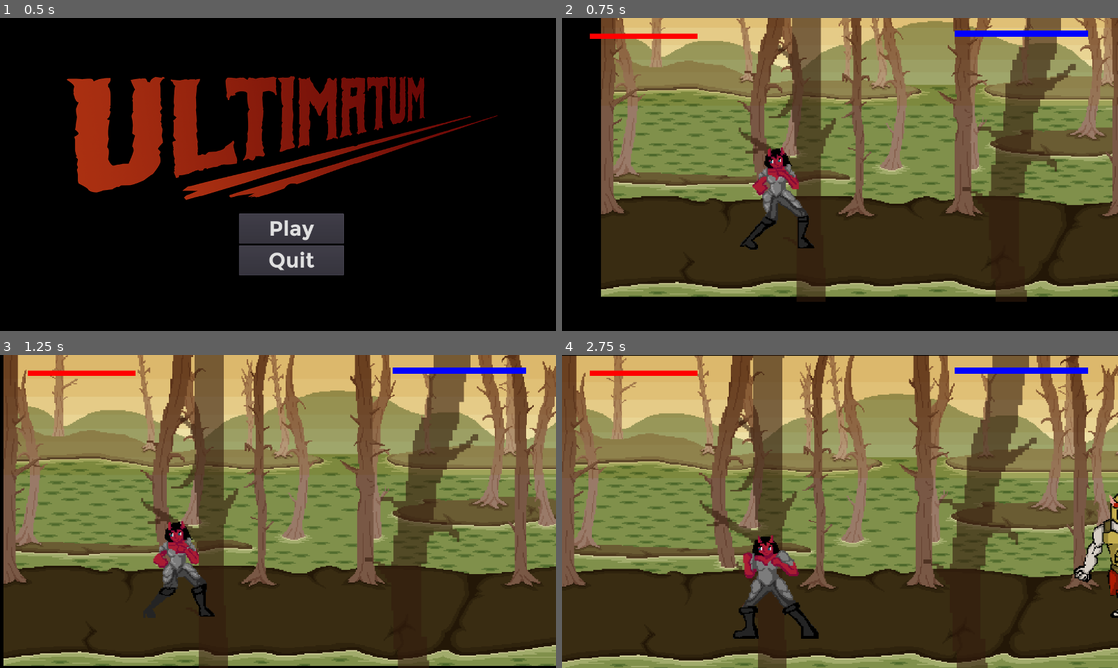
Above: before the commit, frames 1-4 (two rows, left to right).
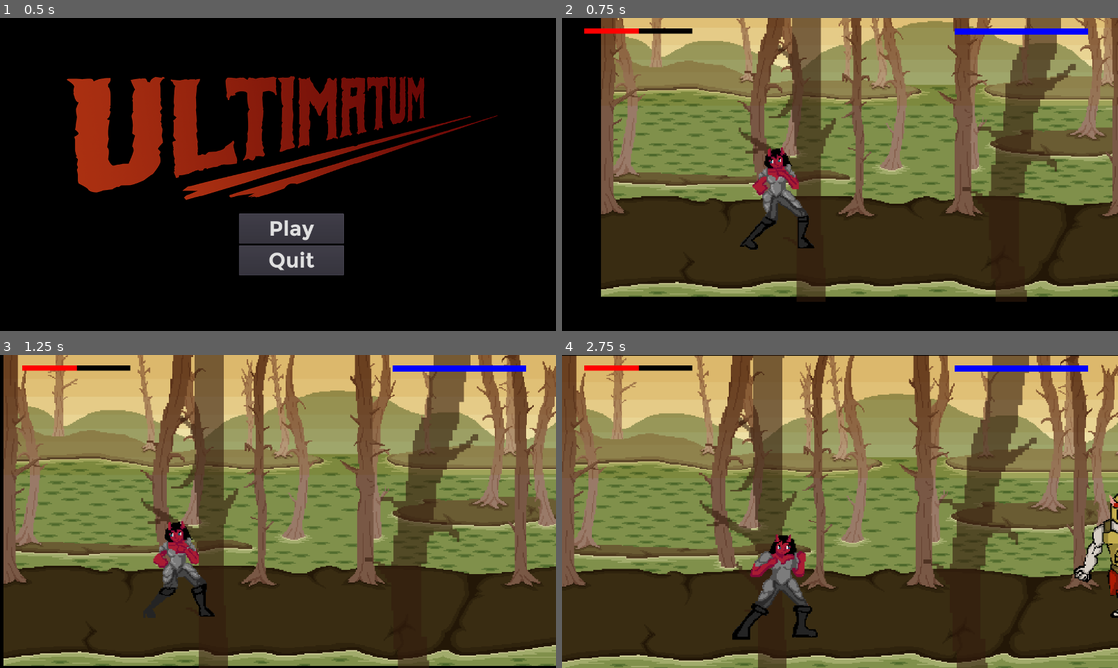
Above: after the commit, the same moments.

Repository: SnapdCC/Ultimatum
Game: Godot game, scene res://Screens/MainScreen.tscn
Same seed, same stepped clock (60 frames per second), same inputs: the game is played once before the commit and once after it.
Inputs:
- Up to frame 1 (0.5 s): no input
- Up to frame 2 (0.75 s): click "Play" at 0.5 s
- Up to frame 3 (1.25 s): no input
- Up to frame 4 (2.75 s): hold Right (ui_right) 1.28-2.03 s; tap A (punch) at 1.35, 2.3 s; hold Down (ui_down) from 2.03 s (still down); tap D (guard) at 2.1 s

Frame 1 is identical in both runs. In frame 2, 1.0% of the frame differs, in the area x 4-95%, y 3-7%; in frame 3, 1.0%; in frame 4, 3.3%, in the area x 4-95%, y 3-91%.

Commit message:
Put Pause Menu into scene
Bug: can't unpause

Diff:
--- a/newgame/Enemy/Limbo Boss/LimboBoss.gd
+++ b/newgame/Enemy/Limbo Boss/LimboBoss.gd
@@ -18,7 +18,7 @@
 
 # Called when the node enters the scene tree for the first time.
 func _ready():
-	bossHealth.value = (health / maxHealth) * 100
+	bossHealth = (health / maxHealth) * 100
 	if (!isWalking and alive):
 		tempAnim = "Idle"
 
--- a/newgame/Player/Player.gd
+++ b/newgame/Player/Player.gd
@@ -29,7 +29,7 @@
 # Called when the node enters the scene tree for the first time.
 func _ready():
 	screen_size = get_viewport_rect().size
-	zeraHealth.value = (health / maxHealth) * 100
+	zeraHealth = (health / maxHealth) * 100
 
 func _physics_process(delta):
 	self.z_index = self.position.y
@@ -75,7 +75,7 @@
 			velocity.y -= 1
 		if velocity != Vector2.ZERO:
 			tempAnim = "Walk"
-			if (velocity.x < 0.1):
+			if (velocity.x < -0.1):
 				facing_right = false
 				$Sprite.scale.x = -1
 			elif (velocity.x > 0.1):
--- a/newgame/PlayerScript.tscn
+++ b/newgame/PlayerScript.tscn
@@ -1,9 +1,11 @@
-[gd_scene load_steps=3 format=2]
+[gd_scene load_steps=4 format=2]
 
 [ext_resource path="res://ViewlessScene.tscn" type="PackedScene" id=1]
+[ext_resource path="res://User Interface/LevelUI.tscn" type="PackedScene" id=2]
 [ext_resource path="res://Sounds/Music etc/LimboMusicPlayer.tscn" type="PackedScene" id=5]
 
 [node name="Main" type="Node2D"]
+pause_mode = 1
 scale = Vector2( 2.56, 2.4 )
 
 [node name="AudioStreamPlayer" parent="." instance=ExtResource( 5 )]
@@ -28,3 +30,6 @@
 render_target_update_mode = 3
 
 [node name="Node2D" parent="ViewportContainer/Viewport" instance=ExtResource( 1 )]
+pause_mode = 1
+
+[node name="CanvasLayer" parent="ViewportContainer/Viewport" instance=ExtResource( 2 )]
--- /dev/null
+++ b/newgame/User Interface/LevelUI.tscn
@@ -0,0 +1,52 @@
+[gd_scene load_steps=4 format=2]
+
+[ext_resource path="res://User Interface/PauseMenu.tscn" type="PackedScene" id=2]
+[ext_resource path="res://Misc/healthBarProgress.png" type="Texture" id=3]
+[ext_resource path="res://Misc/healthBarUnder.png" type="Texture" id=4]
+
+[node name="CanvasLayer" type="CanvasLayer"]
+pause_mode = 2
+
+[node name="ZeraHealth" type="Control" parent="."]
+margin_right = 40.0
+margin_bottom = 40.0
+__meta__ = {
+"_edit_use_anchors_": false
+}
+
+[node name="HealthBar" type="TextureProgress" parent="ZeraHealth"]
+margin_left = 20.0
+margin_top = 10.0
+margin_right = 620.0
+margin_bottom = 84.0
+rect_scale = Vector2( 0.162328, 0.0641034 )
+value = 50.0
+texture_under = ExtResource( 4 )
+texture_progress = ExtResource( 3 )
+tint_progress = Color( 1, 0, 0, 1 )
+__meta__ = {
+"_edit_use_anchors_": false
+}
+
+[node name="BossHealth" type="Control" parent="."]
+margin_right = 40.0
+margin_bottom = 40.0
+__meta__ = {
+"_edit_use_anchors_": false
+}
+
+[node name="HealthBar" type="TextureProgress" parent="BossHealth"]
+margin_left = 352.6
+margin_top = 10.0
+margin_right = 952.6
+margin_bottom = 84.0
+rect_scale = Vector2( 0.2, 0.0800001 )
+value = 100.0
+texture_under = ExtResource( 4 )
+texture_progress = ExtResource( 3 )
+tint_progress = Color( 0, 0, 1, 1 )
+__meta__ = {
+"_edit_use_anchors_": false
+}
+
+[node name="Pause" parent="." instance=ExtResource( 2 )]
--- a/newgame/User Interface/Pause.gd
+++ b/newgame/User Interface/Pause.gd
@@ -6,6 +6,5 @@
 		get_tree().paused = new_pause_state
 		visible = new_pause_state
 
-
 func _on_ResumeButton_button_up():
 	Input.action_press("pause")
--- a/newgame/User Interface/PauseMenu.tscn
+++ b/newgame/User Interface/PauseMenu.tscn
@@ -7,6 +7,7 @@
 
 [node name="Pause" type="Control"]
 pause_mode = 2
+visible = false
 anchor_right = 1.0
 anchor_bottom = 1.0
 script = ExtResource( 1 )
@@ -17,19 +18,19 @@
 [node name="ScreenMargins" type="MarginContainer" parent="."]
 anchor_right = 1.0
 anchor_bottom = 1.0
-custom_constants/margin_right = 260
-custom_constants/margin_top = 80
-custom_constants/margin_left = 260
-custom_constants/margin_bottom = 80
+custom_constants/margin_right = 50
+custom_constants/margin_top = 30
+custom_constants/margin_left = 50
+custom_constants/margin_bottom = 30
 __meta__ = {
 "_edit_use_anchors_": false
 }
 
 [node name="Overlay" type="ColorRect" parent="ScreenMargins"]
-margin_left = 260.0
-margin_top = 80.0
-margin_right = 1020.0
-margin_bottom = 640.0
+margin_left = 50.0
+margin_top = 30.0
+margin_right = 1230.0
+margin_bottom = 690.0
 color = Color( 0.160784, 0.160784, 0.160784, 1 )
 
 [node name="VBoxContainer" type="VBoxContainer" parent="ScreenMargins/Overlay"]
@@ -40,21 +41,21 @@
 }
 
 [node name="ResumeButton" type="Button" parent="ScreenMargins/Overlay/VBoxContainer"]
-margin_right = 760.0
-margin_bottom = 184.0
+margin_right = 1180.0
+margin_bottom = 217.0
 size_flags_vertical = 3
 custom_fonts/font = ExtResource( 4 )
 text = "Resume"
 
 [node name="ChangeSceneButton" parent="ScreenMargins/Overlay/VBoxContainer" instance=ExtResource( 2 )]
-margin_top = 188.0
-margin_right = 760.0
-margin_bottom = 372.0
+margin_top = 221.0
+margin_right = 1180.0
+margin_bottom = 438.0
 text = "Main Menu"
 next_scene_path = "res://Screens/MainScreen.tscn"
 
 [node name="QuitButton2" parent="ScreenMargins/Overlay/VBoxContainer" instance=ExtResource( 3 )]
-margin_top = 376.0
-margin_right = 760.0
-margin_bottom = 560.0
+margin_top = 442.0
+margin_right = 1180.0
+margin_bottom = 660.0
 [connection signal="button_up" from="ScreenMargins/Overlay/VBoxContainer/ResumeButton" to="." method="_on_ResumeButton_button_up"]
--- a/newgame/ViewlessScene.tscn
+++ b/newgame/ViewlessScene.tscn
@@ -1,9 +1,7 @@
-[gd_scene load_steps=9 format=2]
+[gd_scene load_steps=7 format=2]
 
 [ext_resource path="res://Stage_Background.png" type="Texture" id=1]
-[ext_resource path="res://Misc/healthBarUnder.png" type="Texture" id=2]
 [ext_resource path="res://Enemy/Limbo Boss/LimboBoss.tscn" type="PackedScene" id=3]
-[ext_resource path="res://Misc/healthBarProgress.png" type="Texture" id=4]
 [ext_resource path="res://Player/Player.tscn" type="PackedScene" id=5]
 [ext_resource path="res://Stage_Trees.png" type="Texture" id=6]
 
@@ -87,49 +85,3 @@
 rotation = -3.14159
 scale = Vector2( 1.13637, -1.20166 )
 navpoly = SubResource( 2 )
-
-[node name="CanvasLayer" type="CanvasLayer" parent="."]
-
-[node name="ZeraHealth" type="Control" parent="CanvasLayer"]
-margin_left = -268.761
-margin_top = -4.75682
-margin_right = -228.761
-margin_bottom = 35.2432
-__meta__ = {
-"_edit_use_anchors_": false
-}
-
-[node name="HealthBar" type="TextureProgress" parent="CanvasLayer/ZeraHealth"]
-margin_left = 293.864
-margin_top = 19.799
-margin_right = 893.864
-margin_bottom = 93.799
-rect_scale = Vector2( 0.162328, 0.0641034 )
-value = 50.0
-texture_under = ExtResource( 2 )
-texture_progress = ExtResource( 4 )
-tint_progress = Color( 1, 0, 0, 1 )
-__meta__ = {
-"_edit_use_anchors_": false
-}
-
-[node name="BossHealth" type="Control" parent="CanvasLayer"]
-margin_right = 40.0
-margin_bottom = 40.0
-__meta__ = {
-"_edit_use_anchors_": false
-}
-
-[node name="HealthBar" type="TextureProgress" parent="CanvasLayer/BossHealth"]
-margin_left = 352.6
-margin_top = 12.4867
-margin_right = 952.6
-margin_bottom = 86.4867
-rect_scale = Vector2( 0.2, 0.0800001 )
-value = 100.0
-texture_under = ExtResource( 2 )
-texture_progress = ExtResource( 4 )
-tint_progress = Color( 0, 0, 1, 1 )
-__meta__ = {
-"_edit_use_anchors_": false
-}
